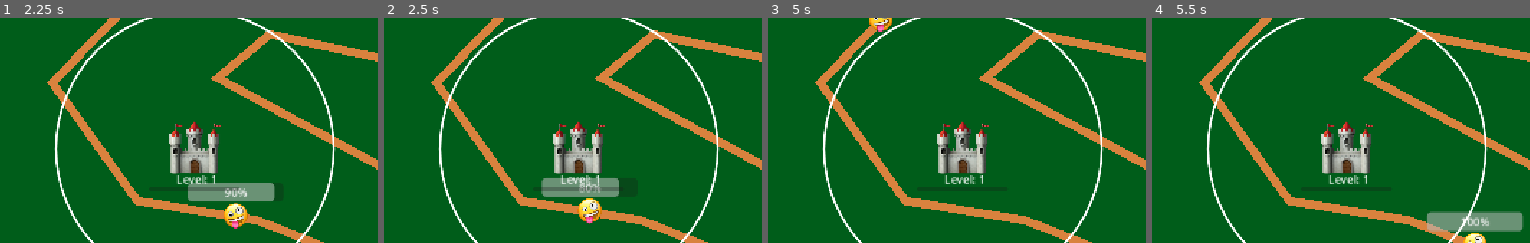
Above: before the commit, frames 1-4 (left to right).
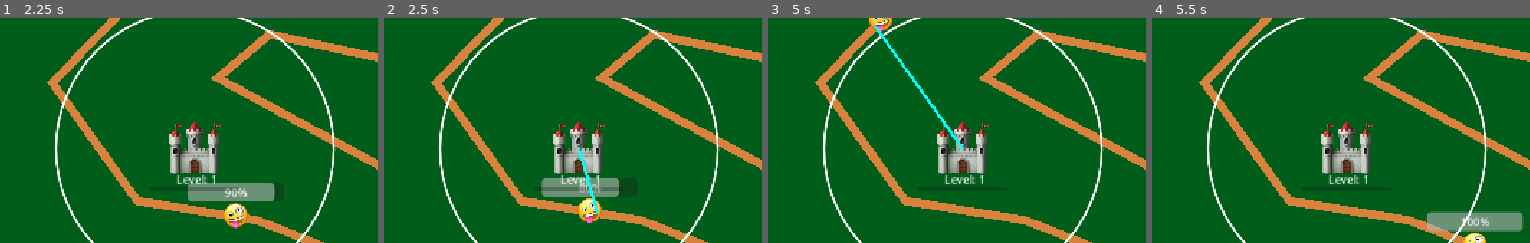
Above: after the commit, the same moments.

Repository: alexcolemandata/tower-defense
Game: Godot game, scene res://game.tscn
The game is run twice, just before and just after one commit, with the same random seed, the same clock (stepped at 60 frames per second) and the same inputs.
Inputs:
- Up to frame 1 (2.25 s): no input
- Up to frame 2 (2.5 s): no input
- Up to frame 3 (5 s): no input
- Up to frame 4 (5.5 s): no input
The pictures show only the part of the screen within x 0-50%, y 16-66%; the shares and areas given below are measured in that part.

Frame 1 is identical in both runs. In frame 2, 0.2% of the frame differs, in the area x 51-57%, y 57-88%; in frame 3, 0.5%, in the area x 28-52%, y 3-59%; in frame 4, nothing differs.

Commit message:
add tower fire line

Diff:
--- a/tower.gd
+++ b/tower.gd
@@ -45,10 +45,29 @@
 	return
 
 func shoot_at(target) -> void:
+	create_shot_line(target)
+
+
 	target.take_damage(damage_per_shot, self)
 	last_shot_time = 0.
 	print("shot at ", target, " for ", damage_per_shot, " damage")
 	return
+
+func create_shot_line(target) -> void:
+	var shot_line: Line2D = Line2D.new()
+	shot_line.add_point(
+		Vector2.ZERO,
+	)
+	shot_line.add_point(
+		to_local(target.global_position)
+	)
+	shot_line.default_color = Color.CYAN
+	shot_line.width = 4.
+	add_child(shot_line)
+	await get_tree().create_timer(.1).timeout
+	shot_line.queue_free()
+	return
+
 
 func gain_xp(amount: int) -> void:
 	xp += amount
